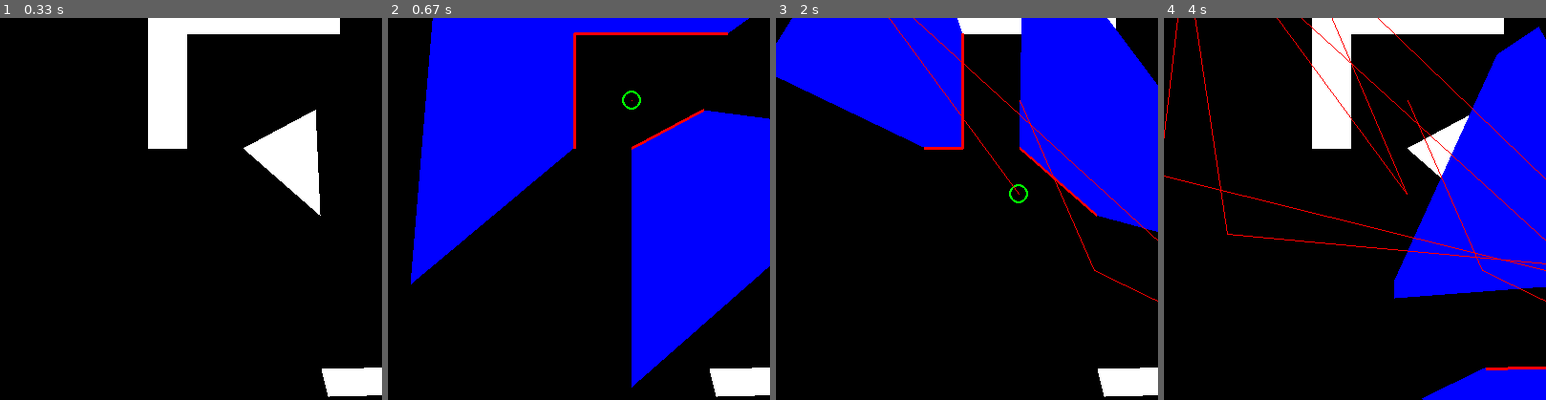
Above: before the commit, frames 1-4 (left to right).
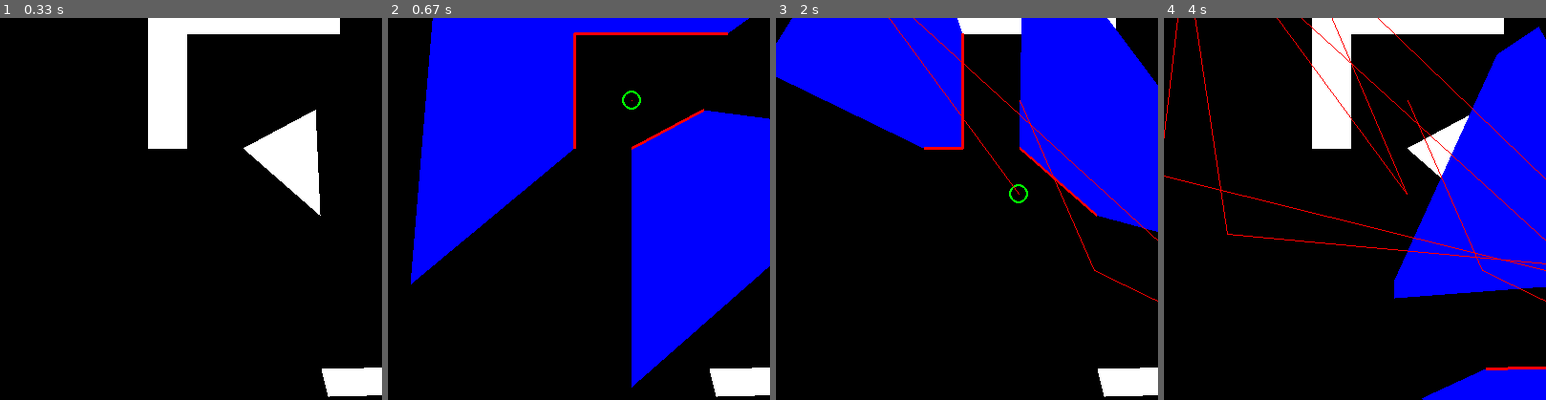
Above: after the commit, the same moments.

Repository: goteguru/gyakorlatok-python
Game: pygame game, started from pygame-test/shadow-test.py
Same seed, same stepped clock (60 frames per second), same inputs: the game is played once before the commit and once after it.
Inputs (mouse positions are % of the whole screen's width and height, from its top left):
- Up to frame 1 (0.33 s): no input
- Up to frame 2 (0.67 s): click (50, 50) at 0.38 s
- Up to frame 3 (2 s): click (60, 72) at 0.72 s; click (87, 85) at 1.05 s; click (26, 30) at 1.38 s; click (50, 62) at 1.72 s
- Up to frame 4 (4 s): click (36, 29) at 2.05 s; click (85, 76) at 2.38 s; click (18, 60) at 2.72 s; click (21, 31) at 3.05 s; click (26, 68) at 3.38 s; click (86, 73) at 3.72 s
The pictures show only the part of the screen within x 18-68%, y 39-89%; the shares and areas given below are measured in that part.

Frame 1 is identical in both runs. In frame 2, less than 0.1% of the frame differs, in the area x 7-49%, y 34-69%; in frame 3, less than 0.1%, in the area x 2-39%, y 16-34%; in frame 4, less than 0.1%.

Commit message:
edge function and unused lines removed

Diff:
--- a/pygame-test/shadow.py
+++ b/pygame-test/shadow.py
@@ -1,23 +1,8 @@
 import math
 from itertools import tee, count
 
-def edges(coordlist):
-    """
-    koordináta listából éllistát csinál.
-    [(10,10), (30,30), (50,30)] ->
-    [((10,10), (30,30)), ((30,30), (50,30)), ((50,30), (10,10))]
-    """
-    num = len(coordlist)
-    edges = [(coordlist[i],coordlist[i+1]) for i in range(num-1)]
-    edges.append((coordlist[num-1], coordlist[0]))
-    return edges
-
 def iter_edges(poligons):
-    """
-    iterate over edges of poligons
-    [(10,10), (30,30), (50,30)] ->
-    [((10,10), (30,30)), ((30,30), (50,30)), ((50,30), (10,10))]
-    """
+    """ iterate over all edges of poligons (list of (x,y) points) """
     for pol in poligons:
         for i in range(len(pol)-1):
             yield (pol[i],pol[i+1])
@@ -51,10 +36,8 @@
     return not cw(edge)
 
 def clip(rect, edgelist):
-    """ clip edgelist to rectangular area
-        return None if not in
-    """
-    def clip_edge(edge): # -> edge
+    """ clip edgelist to rectangular area"""
+    def clip_edge(edge): # -> edge (or None if not contained)
         cx1,cy1,w,h = rect
         cx2,cy2 = cx1 + w, cy1 + h
         p1, p2 = edge
@@ -110,12 +93,9 @@
     for p1, p2 in tr_edges:
         pp1, pp2 = to_polar(p1), to_polar(p2)
         a1, a2 = pp1[0], pp2[0]
-        l = a2 - a1
 
         debug.append((p1,p2))
-        tpoly = (pp1, pp2, (a2,maxrange), (a1,maxrange) )
-        tdek = list(from_polar(p) for p in tpoly)
-
+        tdek = (p1, p2, from_polar((a2,maxrange)), from_polar((a1,maxrange)) )
         quads.append(offset(vx,vy)(tdek))
 
     return (quads, debug)
